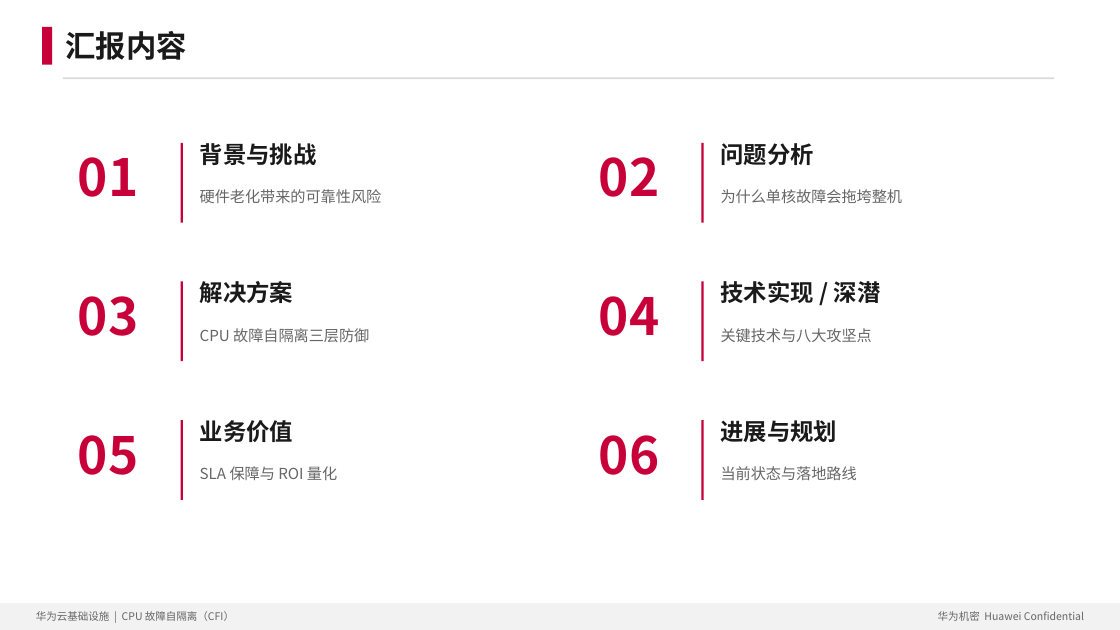
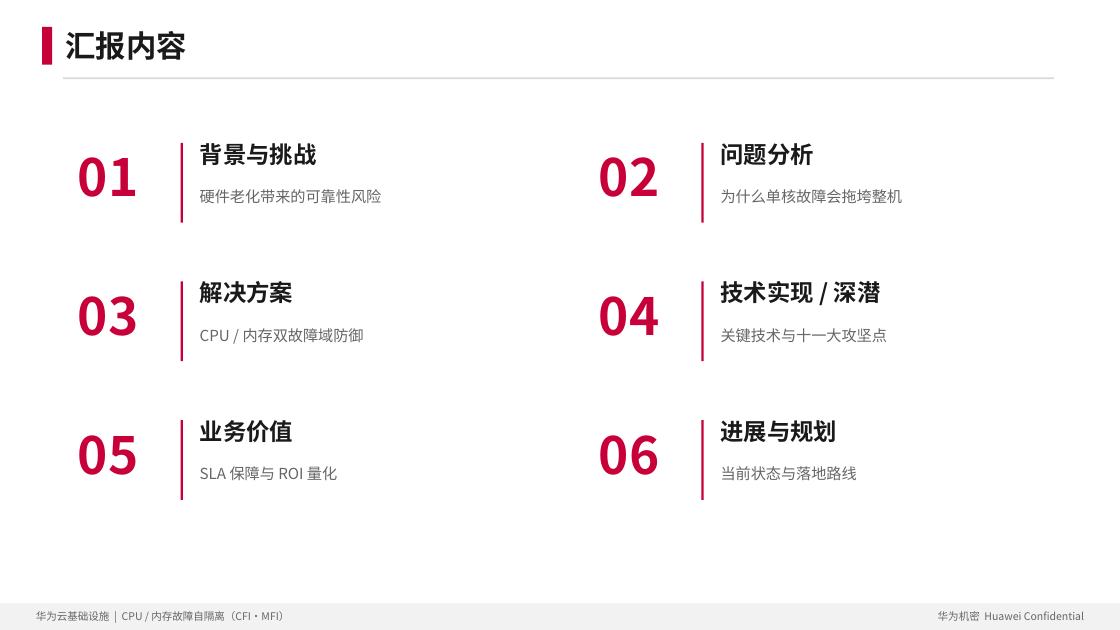
Before and after one commit to zengxi0302/cpu_core_isolate, a slide deck: slide 2 of docs/CFI_华为云_汇报材料.pptx. Drawn at 1120x630 pixels with LibreOffice and Linux fonts; fonts in the diff are those of the drawing. Boxes give left, top, right and bottom in pixels: in the first picture for what was removed or moved away, otherwise in the second. Text is boxed around its words. In the diff, an @@ line names an element or a change of style, - is before the commit and + after.

```diff
--- a/docs/CFI_华为云_汇报材料.pptx
+++ b/docs/CFI_华为云_汇报材料.pptx
@@ text at (200, 328, 364, 342): text changed @@
-CPU 故障自隔离三层防御
+CPU / 内存双故障域防御
@@ text at (721, 328, 887, 342): text changed @@
-关键技术与八大攻坚点
+关键技术与十一大攻坚点
@@ text at (36, 611, 289, 621): text changed @@
-华为云基础设施 | CPU 故障自隔离（CFI）
+华为云基础设施 | CPU / 内存故障自隔离（CFI·MFI）
```
Also in this commit, not shown: 18 other slides changed, 6 slides added, 3 other files.
